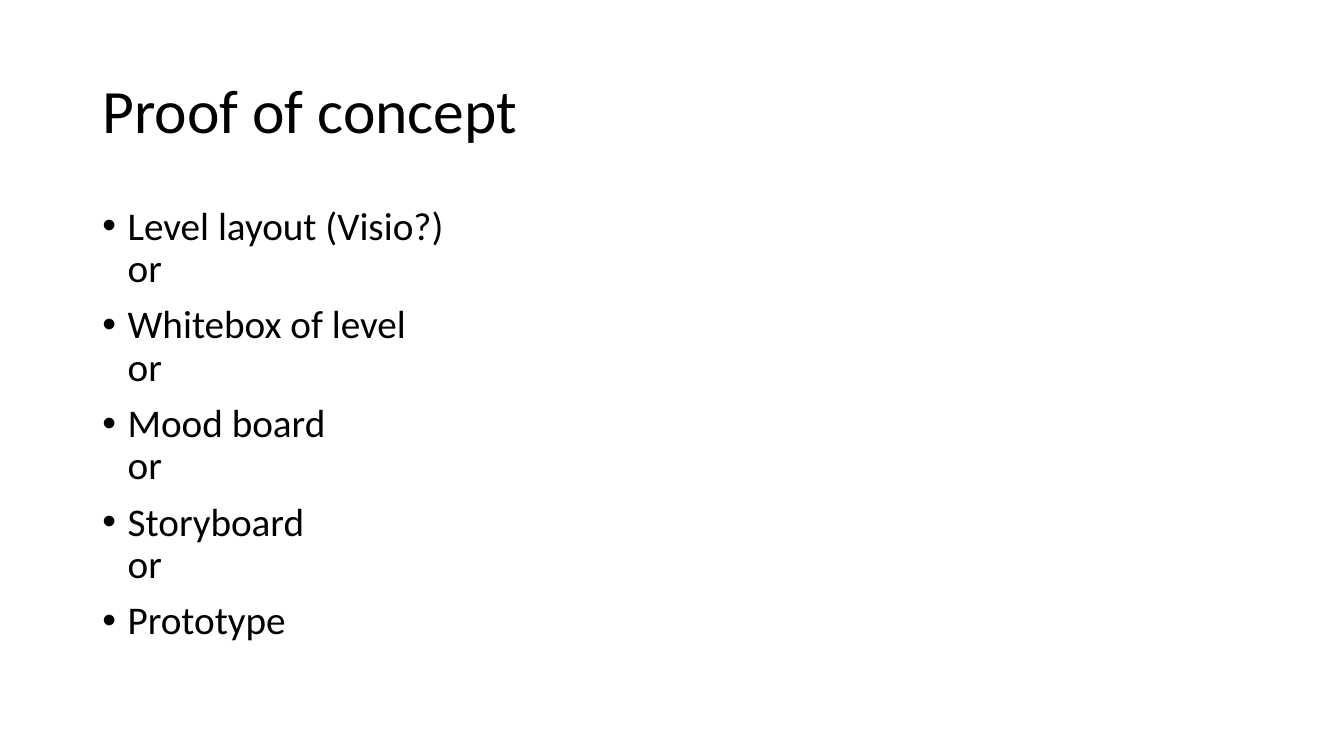
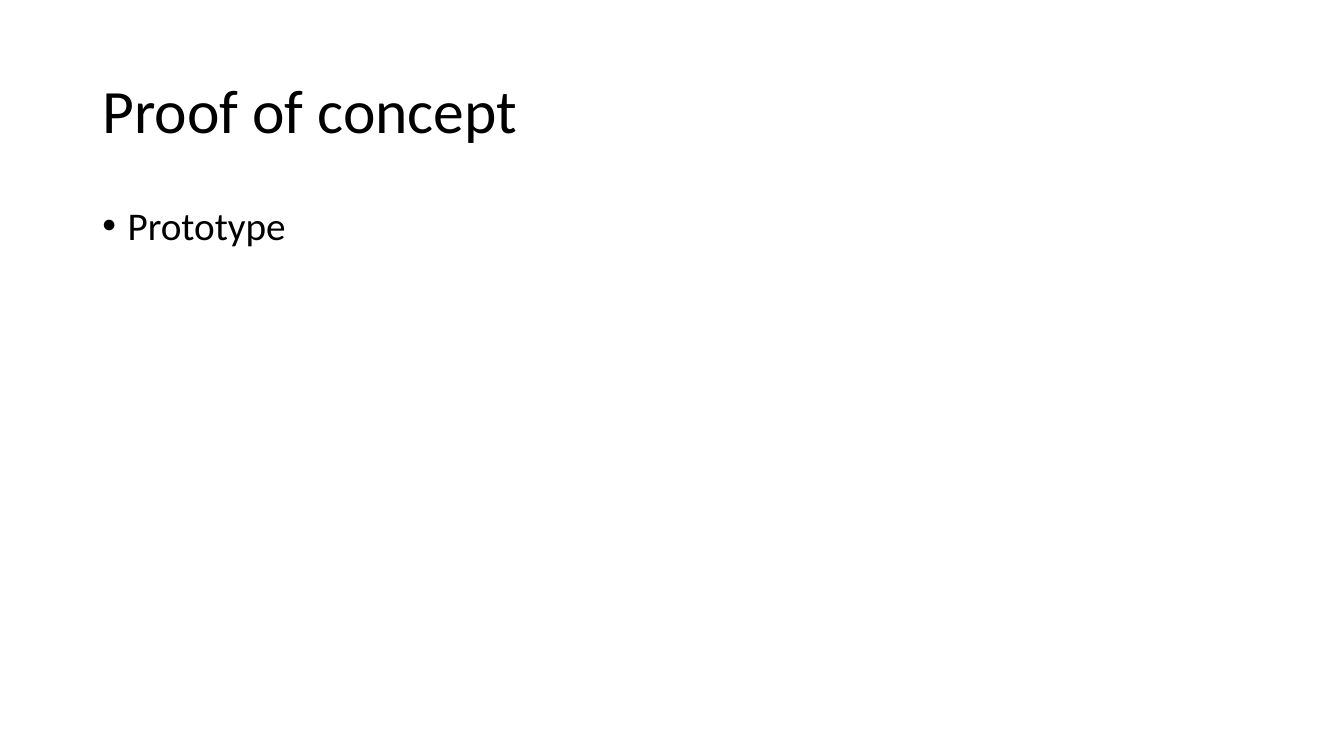
Before and after one commit to Mukkablue/Game-Theory, a slide deck: slide 5 of Presentation.pptx. Drawn at 1344x756 pixels with LibreOffice and Linux fonts; fonts in the diff are those of the drawing. Boxes give left, top, right and bottom in pixels: in the first picture for what was removed or moved away, otherwise in the second. Text is boxed around its words. In the diff, an @@ line names an element or a change of style, - is before the commit and + after.

```diff
--- a/Presentation.pptx
+++ b/Presentation.pptx
@@ text at [128,211,443,579]: paragraphs removed @@
-• Level layout (Visio?)
-  or
-• Whitebox of level
-  or
-• Mood board
-  or
-• Storyboard
-  or
```
Also in this commit, not shown: 6 other slides changed.
